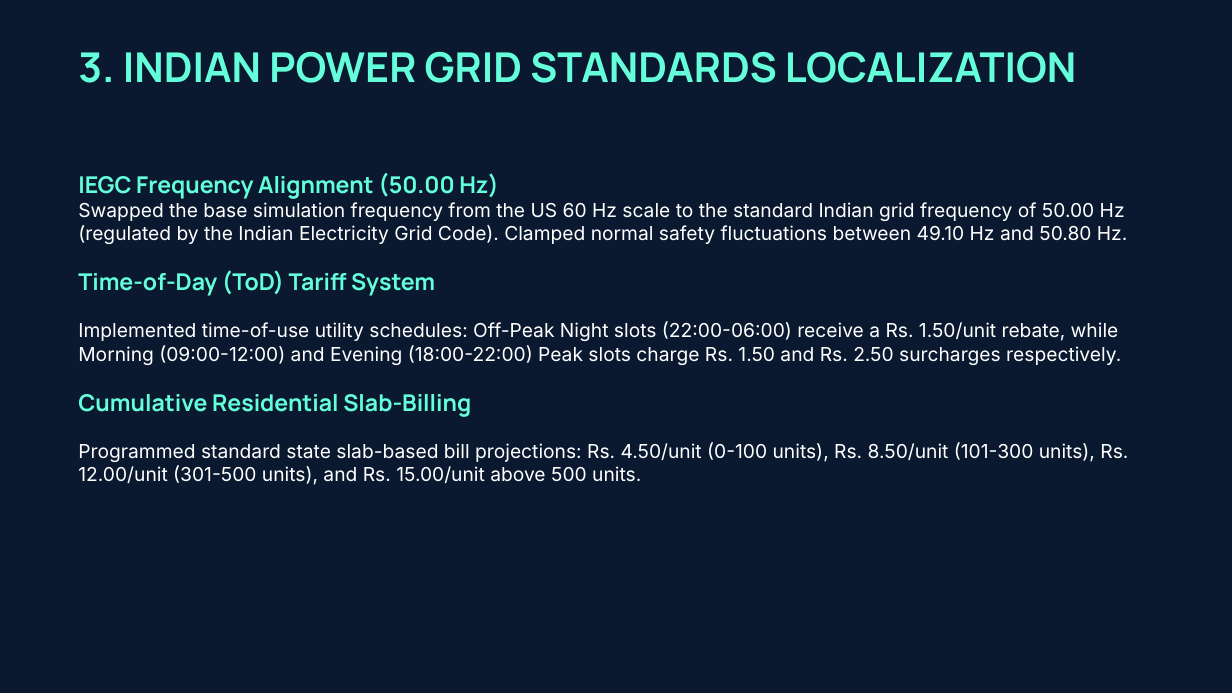
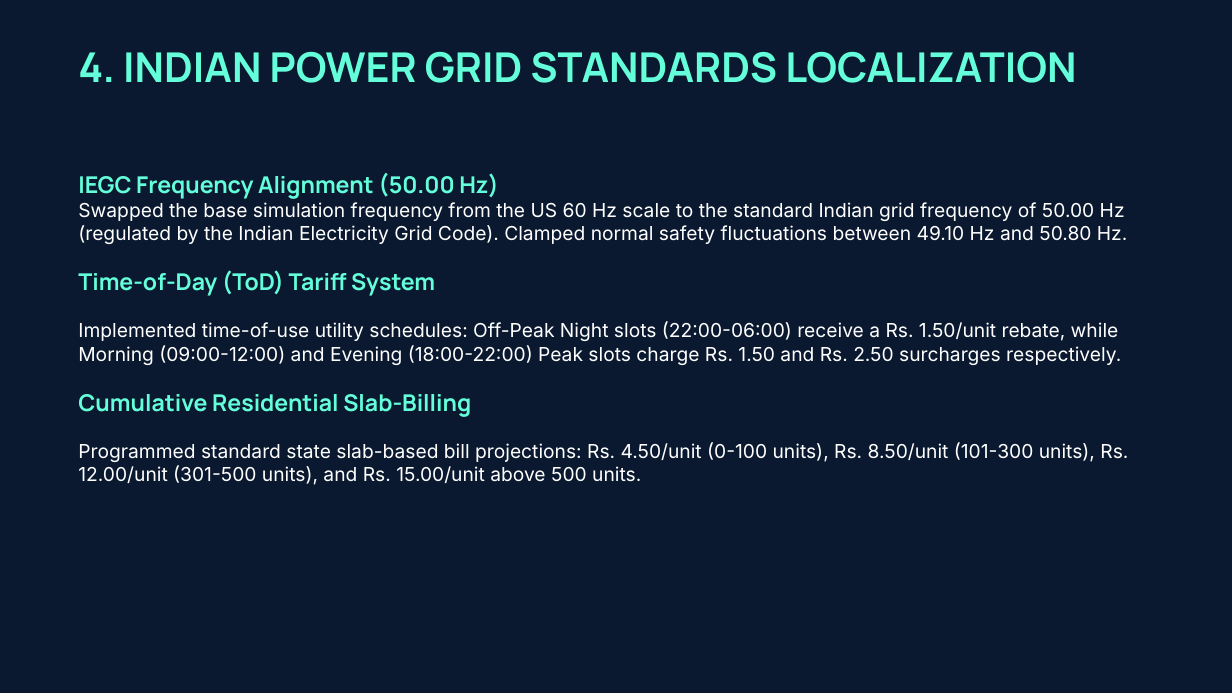
Before and after one commit to shikhasrivastava0574-afk/Smart-Grid-Sync, a slide deck: slide 5 of smart_grid_sync_final_presentation.pptx (slide 4 before the commit). Drawn at 1232x693 pixels with LibreOffice and Linux fonts; fonts in the diff are those of the drawing. Boxes give left, top, right and bottom in pixels: in the first picture for what was removed or moved away, otherwise in the second. Text is boxed around its words. In the diff, an @@ line names an element or a change of style, - is before the commit and + after.

```diff
--- a/smart_grid_sync_final_presentation.pptx
+++ b/smart_grid_sync_final_presentation.pptx
@@ text at [78, 52, 1076, 83]: text changed @@
-3. INDIAN POWER GRID STANDARDS LOCALIZATION
+4. INDIAN POWER GRID STANDARDS LOCALIZATION
```
Also in this commit, not shown: 6 other slides changed, 1 slide added, 5 other files.
